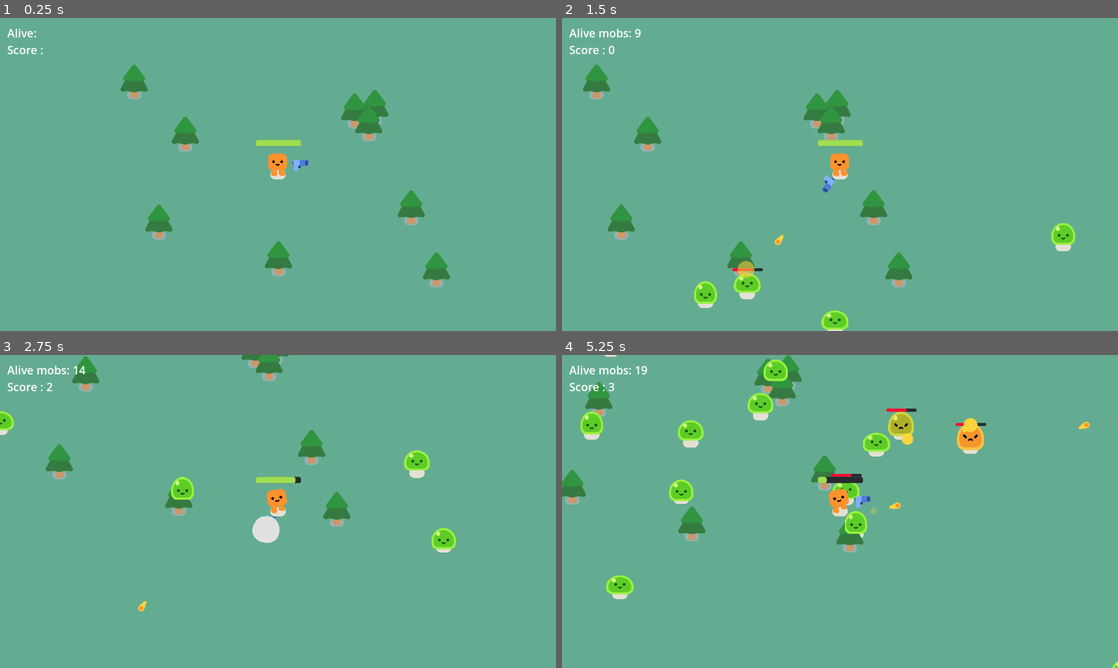
Above: before the commit, frames 1-4 (two rows, left to right).
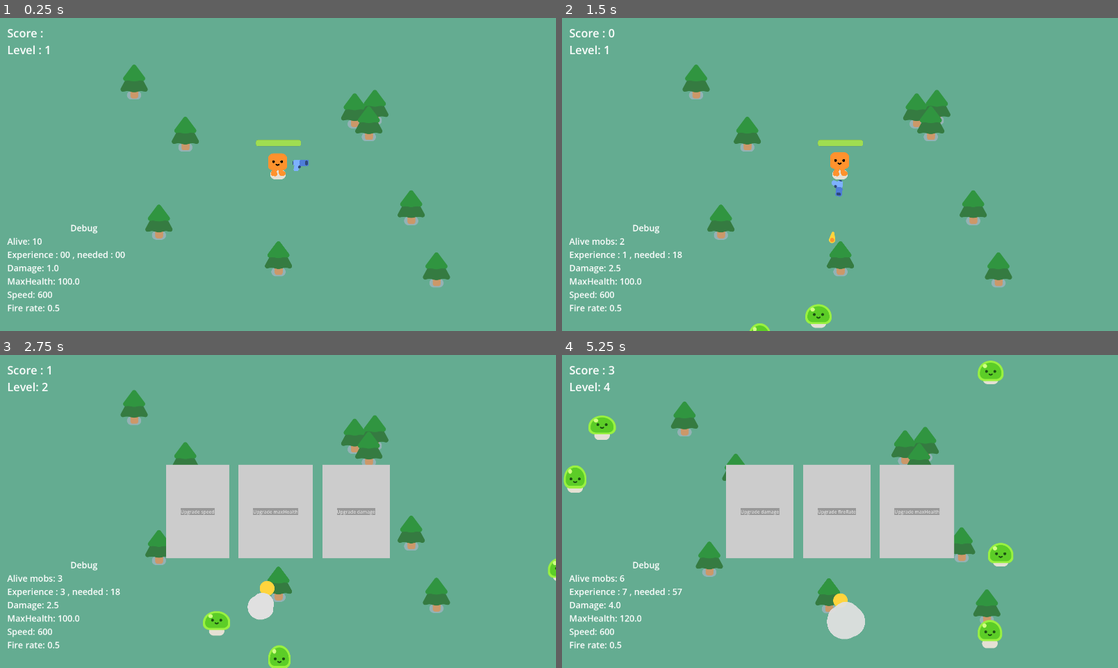
Above: after the commit, the same moments.

Repository: jardelguim/your-first-2d-game-GDQUEST
Game: Godot game, scene res://scenes/game.tscn
Same seed, same stepped clock (60 frames per second), same inputs: the game is played once before the commit and once after it.
Inputs (mouse positions are in pixels of both pictures, inside the frame that each line leads up to):
- Up to frame 1 (0.25 s): no input
- Up to frame 2 (1.5 s): tap Enter (enter, bound only after the commit) at 0.5, 0.6 s; hold D (move_right) 0.53-1.25 s; click (762, 174) at 1.25 s, where only the run after the commit has a clickable "Upgrade speed"
- Up to frame 3 (2.75 s): hold S (move_down) from 2.03 s (still down); tap Enter (enter, bound only after the commit) at 2.1 s
- Up to frame 4 (5.25 s): release S (move_down) at 2.75 s; click (840, 511) at 2.75 s, where only the run after the commit has a clickable "Upgrade maxHealth"; hold D (move_right) 3.53-4.25 s; tap Enter (enter, bound only after the commit) at 3.6, 5.1 s; click (767, 511) at 4.25 s, where only the run after the commit has a clickable "Upgrade maxHealth"; hold W (move_up) from 5.03 s (still down)

The runs differ from the first frame. In frame 1, 0.9% of the frame differs, in the area x 1-23%, y 3-94%; in frame 2, 8.5%; in frame 3, 18%; in frame 4, 21%, in the area x 0-100%, y 0-100%.

Commit message:
hud changes

Diff:
--- a/project.godot
+++ b/project.godot
@@ -127,6 +127,11 @@
 "events": [Object(InputEventKey,"resource_local_to_scene":false,"resource_name":"","device":-1,"window_id":0,"alt_press …(195 unchanged characters)…
 ]
 }
+enter={
+"deadzone": 0.2,
+"events": [Object(InputEventKey,"resource_local_to_scene":false,"resource_name":"","device":-1,"window_id":0,"alt_pressed":false,"shift_pressed":false,"ctrl_pressed":false,"meta_pressed":false,"pressed":false,"keycode":0,"physical_keycode":4194309,"key_label":0,"unicode":0,"location":0,"echo":false,"script":null)
+]
+}
 
 [layer_names]
 
--- a/scenes/game.tscn
+++ b/scenes/game.tscn
@@ -99,6 +99,7 @@
 
 [node name="HUD" parent="HUDLayer" unique_id=1756104570 instance=ExtResource("2_lbhrr")]
 
+[connection signal="hudLeveled_up" from="." to="HUDLayer/HUD" method="_on_game_hud_leveled_up"]
 [connection signal="hudUpdate" from="." to="HUDLayer/HUD" method="_on_game_hud_update"]
 [connection signal="pause" from="." to="HUDLayer/HUD" method="_on_game_pause"]
 [connection signal="health_depleted" from="Player" to="." method="_on_player_health_depleted"]
--- a/scenes/gun.tscn
+++ b/scenes/gun.tscn
@@ -26,7 +26,7 @@
 position = Vector2(25, -10)
 
 [node name="Timer" type="Timer" parent="." unique_id=248683225]
-wait_time = 0.3
+wait_time = 0.5
 autostart = true
 
 [node name="Shoot" type="AudioStreamPlayer2D" parent="." unique_id=960447841]
--- a/scenes/hud.tscn
+++ b/scenes/hud.tscn
@@ -51,17 +51,17 @@
 layout_mode = 2
 size_flags_horizontal = 4
 theme_override_styles/normal = ExtResource("2_5ysmq")
-text = "Upgrade 1"
+text = "Upgrade damage"
 
 [node name="UpgradeButton2" type="Button" parent="UpgradeContainer" unique_id=1194538721]
 layout_mode = 2
 theme_override_styles/normal = ExtResource("2_5ysmq")
-text = "Upgrade 2"
+text = "Upgrade health"
 
 [node name="UpgradeButton3" type="Button" parent="UpgradeContainer" unique_id=514683087]
 layout_mode = 2
 theme_override_styles/normal = ExtResource("2_5ysmq")
-text = "Upgrade 3"
+text = "Upgrade speed"
 
 [node name="LabelContainer" type="VBoxContainer" parent="." unique_id=2028767810]
 layout_mode = 0
@@ -70,15 +70,15 @@
 offset_right = 160.0
 offset_bottom = 137.0
 
-[node name="AliveLabel" type="Label" parent="LabelContainer" unique_id=1276474500]
-layout_mode = 2
-theme_override_font_sizes/font_size = 39
-text = "Alive: "
-
 [node name="ScoreLabel" type="Label" parent="LabelContainer" unique_id=565592677]
 layout_mode = 2
 theme_override_font_sizes/font_size = 39
 text = "Score : "
+
+[node name="LevelLabel" type="Label" parent="LabelContainer" unique_id=1927073816]
+layout_mode = 2
+theme_override_font_sizes/font_size = 39
+text = "Level : 1"
 
 [node name="PauseMarginContainer" type="MarginContainer" parent="." unique_id=569347867]
 layout_mode = 1
@@ -120,5 +120,55 @@
 theme_override_styles/normal = ExtResource("3_5ysmq")
 text = "Exit"
 
+[node name="DebugContainer" type="VBoxContainer" parent="." unique_id=2048339219]
+layout_mode = 1
+anchors_preset = 2
+anchor_top = 1.0
+anchor_bottom = 1.0
+offset_left = 25.0
+offset_top = -171.45001
+offset_right = 556.0
+offset_bottom = -59.449524
+grow_vertical = 0
+
+[node name="Label" type="Label" parent="DebugContainer" unique_id=254040100]
+layout_mode = 2
+theme_override_font_sizes/font_size = 30
+text = "Debug"
+horizontal_alignment = 1
+
+[node name="AliveLabel" type="Label" parent="DebugContainer" unique_id=1276474500]
+layout_mode = 2
+theme_override_font_sizes/font_size = 30
+text = "Alive: 10"
+
+[node name="ExperienceLabel" type="Label" parent="DebugContainer" unique_id=458613689]
+layout_mode = 2
+theme_override_font_sizes/font_size = 30
+text = "Experience : 00 , needed : 00"
+
+[node name="DamageLabel" type="Label" parent="DebugContainer" unique_id=1086009316]
+layout_mode = 2
+theme_override_font_sizes/font_size = 30
+text = "Experience : 00 , needed : 00"
+
+[node name="HealthLabel" type="Label" parent="DebugContainer" unique_id=1978684637]
+layout_mode = 2
+theme_override_font_sizes/font_size = 30
+text = "Experience : 00 , needed : 00"
+
+[node name="SpeedLabel" type="Label" parent="DebugContainer" unique_id=1038377094]
+layout_mode = 2
+theme_override_font_sizes/font_size = 30
+text = "Experience : 00 , needed : 00"
+
+[node name="FireRateLabel" type="Label" parent="DebugContainer" unique_id=774221667]
+layout_mode = 2
+theme_override_font_sizes/font_size = 30
+text = "Experience : 00 , needed : 00"
+
+[connection signal="pressed" from="UpgradeContainer/UpgradeButton1" to="." method="_on_upgrade_button_1_pressed"]
+[connection signal="pressed" from="UpgradeContainer/UpgradeButton2" to="." method="_on_upgrade_button_2_pressed"]
+[connection signal="pressed" from="UpgradeContainer/UpgradeButton3" to="." method="_on_upgrade_button_3_pressed"]
 [connection signal="pressed" from="PauseMarginContainer/PauseContainer/ResumeButton" to="." method="_on_resume_button_pressed"]
 [connection signal="pressed" from="PauseMarginContainer/PauseContainer/ExitButton" to="." method="_on_exit_button_pressed"]
--- a/scenes/player.tscn
+++ b/scenes/player.tscn
@@ -49,7 +49,7 @@
 shape = SubResource("CircleShape2D_qhqgy")
 debug_color = Color(0.71763974, 0.44776165, 0.48515958, 0.41960785)
 
-[node name="ProgressBar" type="ProgressBar" parent="." unique_id=584584929]
+[node name="HealthBar" type="ProgressBar" parent="." unique_id=584584929]
 unique_name_in_owner = true
 offset_left = -95.0
 offset_top = -149.0
@@ -58,4 +58,5 @@
 theme_override_styles/background = SubResource("StyleBoxFlat_qhqgy")
 theme_override_styles/fill = SubResource("StyleBoxFlat_dqkch")
 value = 100.0
+exp_edit = true
 show_percentage = false
--- a/src/game.gd
+++ b/src/game.gd
@@ -1,8 +1,14 @@
 extends Node2D
 
+@onready var player = get_node("/root/Game/Player")
+
+# Variables
 var score : int = 0
-var aliveMobs
+var aliveMobs = 0
+
+# Signals
 signal hudUpdate
+signal hudLeveled_up
 signal pause
 
 func _ready() -> void:
@@ -12,26 +18,38 @@
 	if Input.is_action_just_pressed("escape"):
 		emit_signal("pause")
 		get_tree().paused = true
+	if Input.is_action_just_pressed("enter"):
+		_on_player_leveled_up()
+
 
 func spawn_mob():
 	var new_mob = preload("res://scenes/mob.tscn").instantiate()
 	%PathFollow2D.progress_ratio = randf()
 	new_mob.global_position = %PathFollow2D.global_position
 	new_mob.enemyDeath.connect(_enemy_death)
+	new_mob.player_leveled_up.connect(_on_player_leveled_up)
 	# print("Mob spawned at: " + str(new_mob.global_position))
 	add_child(new_mob)
 
 func _on_timer_timeout() -> void:
-	aliveMobs = get_child_count()
+	aliveMobs += 1
 	emit_signal("hudUpdate" , score , aliveMobs)
 	spawn_mob()
-	print(aliveMobs)
+	# print(aliveMobs)
 
 func _on_player_health_depleted() -> void:
 	%GameOver.visible = true
 	get_tree().paused = true
 
-func _enemy_death(mobPos):
-	print(mobPos)
+func _enemy_death(_mobPos):
+	# print(mobPos)
 	score += 1
+	player.experience += 1
+	aliveMobs -= 1
 	emit_signal("hudUpdate" , score , aliveMobs)
+
+func _on_player_leveled_up():
+	hudLeveled_up.emit()
+	player.level += 1
+	get_node("/root/Game/Player/HealthBar").max_value = player.maxHealth
+	player.maxExperience = player.maxExperience * 1.8
--- a/src/gun.gd
+++ b/src/gun.gd
@@ -1,8 +1,17 @@
 extends Area2D
 
+# Signals
+signal shooted
+
+# Variables
 var isEnemiesInRange = false
+var fireRate = 0.5
 
-func _physics_process(delta: float) -> void:
+func _change_fire_rate():
+	fireRate = get_parent().fireRate
+	$Timer.wait_time = fireRate
+
+func _physics_process(_delta: float) -> void:
 	# Get enemies inside the collision and creates a array
 	var enemies_in_range = get_overlapping_bodies()
 	if enemies_in_range.size() > 0:
@@ -15,6 +24,7 @@
 		isEnemiesInRange = false
 
 func shoot():
+	_change_fire_rate()
 	# Preload bullet scene and store in a constant
 	const BULLET = preload("res://scenes/bullet.tscn")
 	const MUZZLE = preload("res://pack/pistol/muzzle_flash/muzzle_flash.tscn")
--- a/src/hud.gd
+++ b/src/hud.gd
@@ -1,14 +1,22 @@
 extends Control
 
 @onready var main = get_node("/root/Game")
+@onready var player = get_node("/root/Game/Player")
+
 
 func _ready() -> void:
 	$UpgradeContainer.hide()
 	$PauseMarginContainer.hide()
+	# Debug
+	$DebugContainer/DamageLabel.text = "Damage: " + str(player.damage)
+	$DebugContainer/HealthLabel.text = "MaxHealth: " + str(player.maxHealth)
+	$DebugContainer/SpeedLabel.text = "Speed: " + str(player.speed)
+	$DebugContainer/FireRateLabel.text = "Fire rate: " + str(player.fireRate)
 
 func _on_game_hud_update(score , aliveMobs) -> void:
 	$LabelContainer/ScoreLabel.text = "Score : " + str(score)
-	$LabelContainer/AliveLabel.text = "Alive mobs: " + str(aliveMobs)
+	$DebugContainer/AliveLabel.text = "Alive mobs: " + str(aliveMobs)
+	$DebugContainer/ExperienceLabel.text = "Experience : " + str(player.experience) + " , needed : " + str(player.maxExperience)
 
 func _on_game_pause() -> void:
 	$PauseMarginContainer.show()
@@ -19,3 +27,47 @@
 func _on_resume_button_pressed() -> void:
 	get_tree().paused = false
 	$PauseMarginContainer.hide()
+
+func _on_game_hud_leveled_up() -> void:
+	$LabelContainer/LevelLabel.text = "Level: " + str(player.level)
+	_show_upgrade_list()
+
+func _hide_upgrade_list():
+	$UpgradeContainer.hide()
+	$DebugContainer/DamageLabel.text = "Damage: " + str(player.damage)
+	$DebugContainer/HealthLabel.text = "MaxHealth: " + str(player.maxHealth)
+	$DebugContainer/SpeedLabel.text = "Speed: " + str(player.speed)
+	$DebugContainer/FireRateLabel.text = "Fire rate: " + str(player.fireRate)
+	get_tree().paused = false
+
+func _show_upgrade_list():
+	$UpgradeContainer.show()
+	var button1 = possibleUpgrade.pick_random()
+	$UpgradeContainer/UpgradeButton1.text = "Upgrade " + str(button1)
+	var button2 = possibleUpgrade.pick_random()
+	$UpgradeContainer/UpgradeButton2.text = "Upgrade " + str(button2)
+	var button3 = possibleUpgrade.pick_random()
+	$UpgradeContainer/UpgradeButton3.text = "Upgrade " + str(button3)
+	get_tree().paused = true
+
+# Upgrade buttons
+# 1 - Damage 2 - Health 3 - Speed
+
+var possibleUpgrade : Array = [
+	"damage" ,
+	"speed" ,
+	"maxHealth" ,
+	"fireRate"
+]
+
+func _on_upgrade_button_1_pressed() -> void:
+	player.damage += 1.5
+	_hide_upgrade_list()
+
+func _on_upgrade_button_2_pressed() -> void:
+	player.maxHealth += 20
+	_hide_upgrade_list()
+
+func _on_upgrade_button_3_pressed() -> void:
+	player.fireRate -= 0.1
+	_hide_upgrade_list()
--- a/src/mob.gd
+++ b/src/mob.gd
@@ -1,7 +1,12 @@
 extends CharacterBody2D
 
-var health = 3
+# Signals
 signal enemyDeath
+signal player_leveled_up
+
+# Variables
+var health : float = 3
+var experienceGiven : int = 1
 
 # Gets the player node at the start of the game
 @onready var player = get_node("/root/Game/Player")
@@ -16,13 +21,17 @@
 	move_and_slide()
 
 func take_damage():
-	health -= 1
+	health -= player.damage
 	%ProgressBar.show()
 	%ProgressBar.value = health
 	%Slime.play_hurt()
 
-	if health == 0:
+	if health <= 0:
 		queue_free()
+		player.experience += experienceGiven
+		if player.experience >= player.maxExperience:
+			print("Level up")
+			emit_signal("player_leveled_up")
 		emit_signal("enemyDeath" , global_position)
 		const SMOKE_EXPLOSION = preload("uid://dhmhmrth6rdce")
 		var smoke = SMOKE_EXPLOSION.instantiate()
--- a/src/player.gd
+++ b/src/player.gd
@@ -1,13 +1,25 @@
 extends CharacterBody2D
 
+# Signals
 signal health_depleted
 
-var health : float = 100.0
+# Variables
+var level : int = 1
+var experience : int = 1
+var maxExperience : int = 10
+var speed : int = 600
+var maxHealth : float = 100.0
+var health : float = maxHealth
+var damage : float = 1
+var fireRate : float = 0.5
+
+func _ready() -> void:
+	pass
 
 func _physics_process(delta: float) -> void:
 	# Player movement
 	var direction = Input.get_vector("move_left","move_right", "move_up", "move_down")
-	velocity = direction * 600
+	velocity = direction * speed
 	move_and_slide()
 
 	# Animation player
@@ -21,6 +33,6 @@
 	var overlapping_bodies : Array = %HurtBox.get_overlapping_bodies()
 	if overlapping_bodies.size() > 0:
 		health -= DAMAGE_RATE * overlapping_bodies.size() * delta
-		%ProgressBar.value = health
+		%HealthBar.value = health
 		if health <= 0.0:
 			health_depleted.emit()
